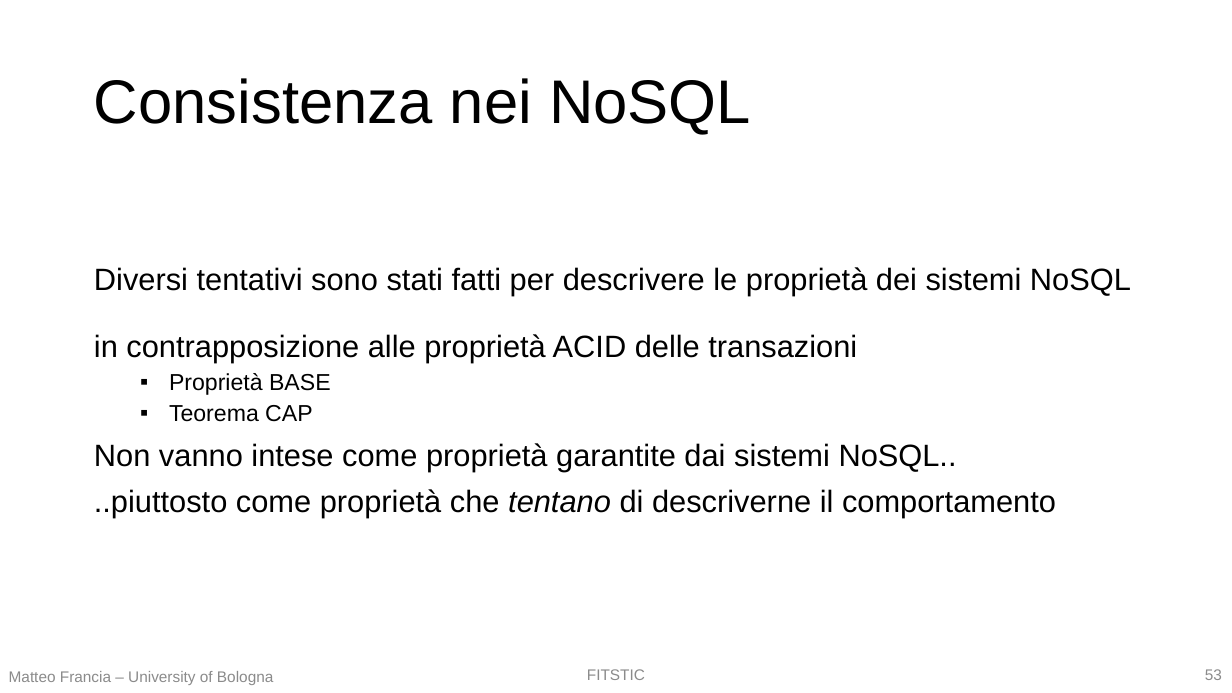
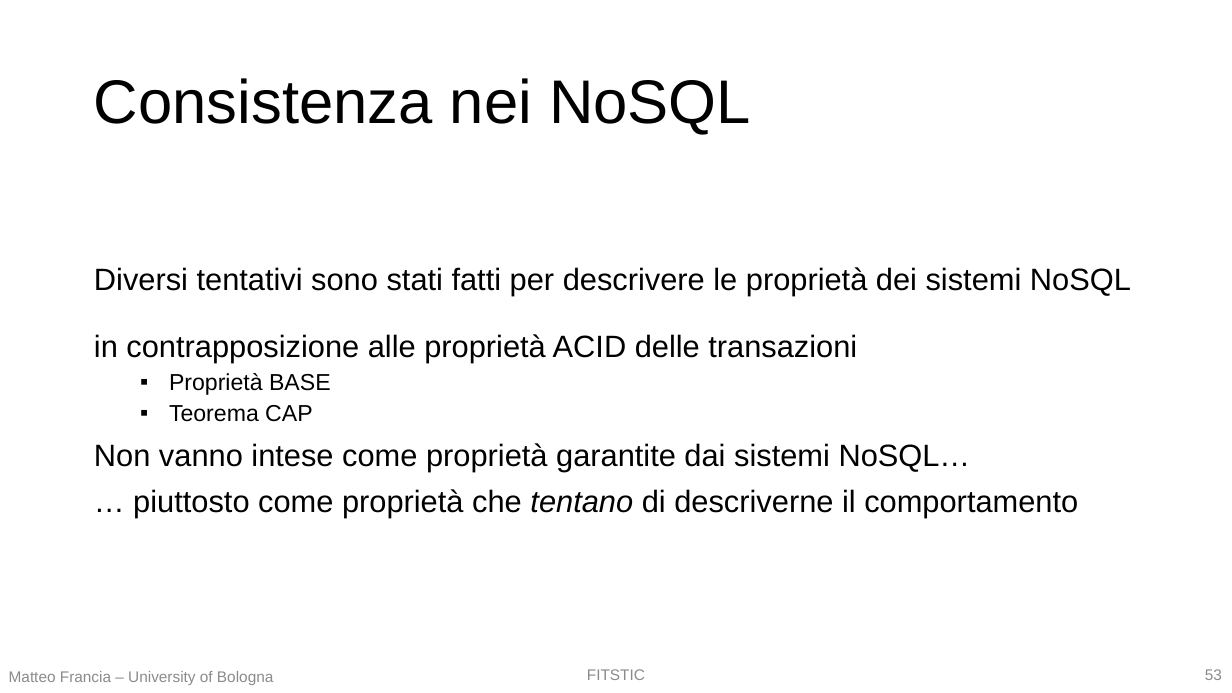
Before and after one commit to w4bo/teaching-nosql, a slide deck: slide 53 of slides/01 - T1 - I database NoSQL.pptx. Drawn at 1232x693 pixels with LibreOffice and Linux fonts; fonts in the diff are those of the drawing. Boxes give left, top, right and bottom in pixels: in the first picture for what was removed or moved away, otherwise in the second. Text is boxed around its words. In the diff, an @@ line names an element or a change of style, - is before the commit and + after.

```diff
--- a/slides/01 - T1 - I database NoSQL.pptx
+++ b/slides/01 - T1 - I database NoSQL.pptx
@@ text at (x1=94, y1=443, x2=1078, y2=517): text changed @@
-Non vanno intese come proprietà garantite dai sistemi NoSQL..
-..piuttosto come proprietà che tentano di descriverne il comportamento
+Non vanno intese come proprietà garantite dai sistemi NoSQL…
+… piuttosto come proprietà che tentano di descriverne il comportamento
```
Also in this commit, not shown: 3 other slides changed, 5 other files.
